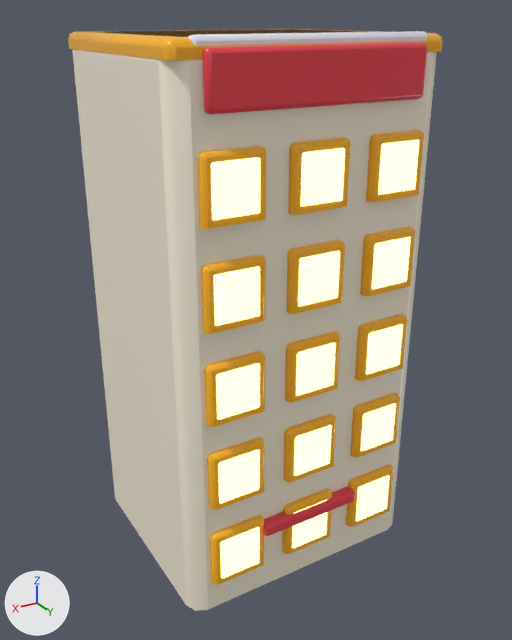
A saved change to the FBX model world_overhaul/export/buildings/Hotel.fbx.
Both versions are drawn from a 50 mm lens placed at (10.62, 18.16, 16.43), pointed at (-0.02, 0.42, 7.56). The axes (+X, +Y, +Z) are drawn at lower left. The lights are the same throughout. The older version comes first.

Objects in the first picture: 'Maker_Hotel', 'Maker_Hotel_Glow_GLOW_WARM'.
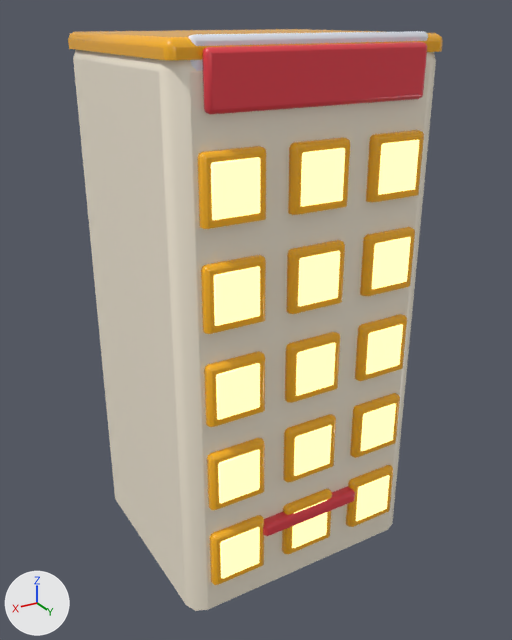
What differs and where, as boxes (x1, y1, x2, y2) in the pictures (512 x 640 px; the box of a moved part takes in the faces that stretch with it):
'Maker_Hotel_Glow_GLOW_WARM', surface changed
    both: (211, 140, 419, 578)
part 1 of me_maker_hotel, moved or reshaped
    before: (72, 29, 437, 574)
    after: (73, 50, 436, 574)

The change, as a list of edits to the scene's bpy script:
```text
Change mat_wo_glow_glow_warm:
    mat_wo_glow_glow_warm.emission_strength: 2.0 -> 1.2
Change me_maker_hotel:
    where me_maker_hotel.from_pydata(...)  # 832 vertices, 720 faces; spans x -4.0..4.0, y -3.5..3.8, z 0.0..16.1
    used by ob_maker_hotel; location = (0.0, 0.0, 0.0)
    me_maker_hotel part 1: the loose piece of 40 vertices spanning x -4.0..4.0, y -3.5..3.5, z 0.0..16.0 is moved by (0.0, 0.0, -0.1)
```
